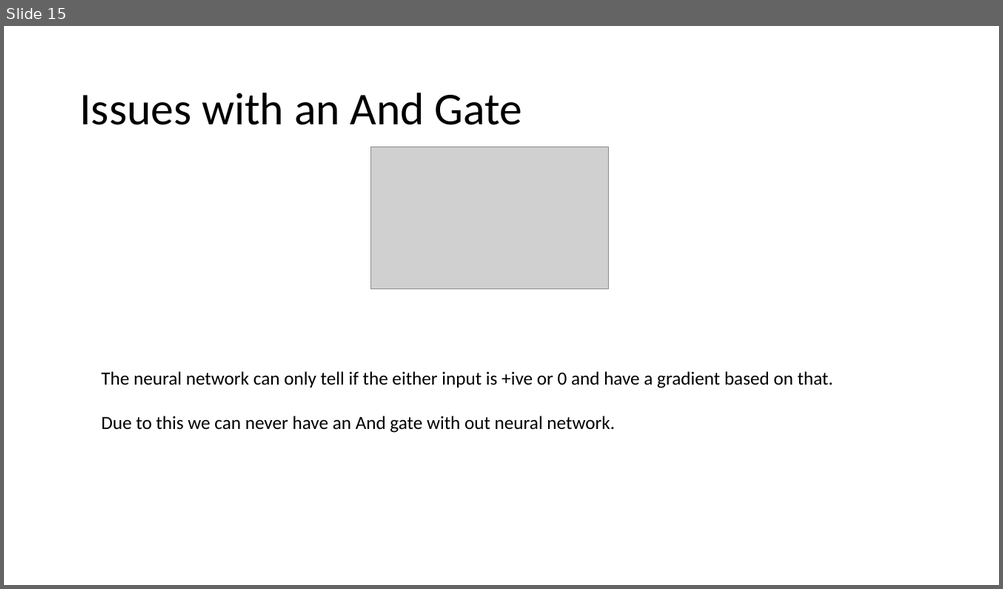
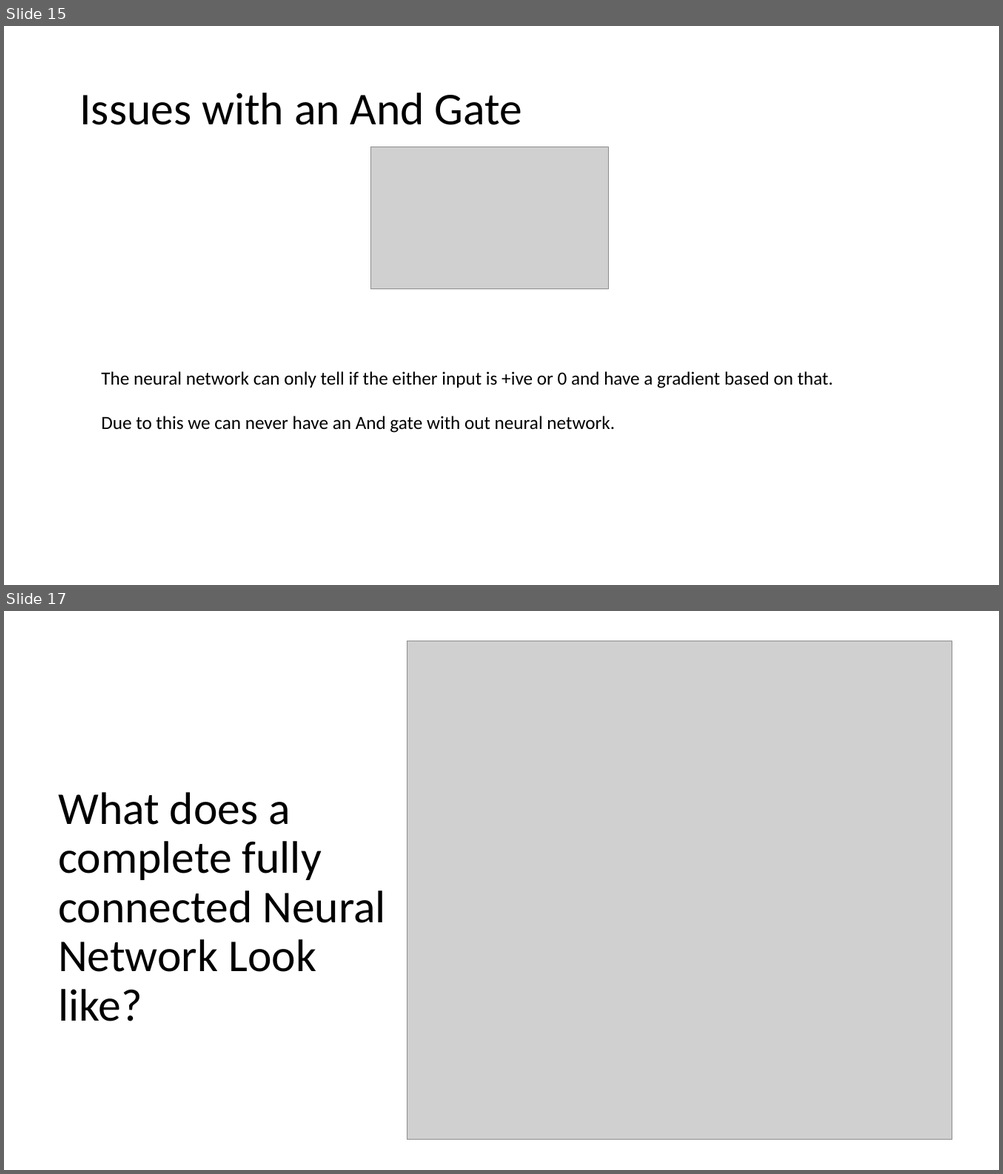
Before and after one commit to mustafa-behrainwala/simpleNN, a slide deck: Introduction To Neural Networks and AI.pptx. Shown one above the other, each under a label of ours: slide 15 before the commit, slides 15 and 17 after it; the slides between them are not shown. The pictures are 1003x589 and 1003x1174 pixels, drawn with LibreOffice and Linux fonts; fonts in the diff are those of the drawing; grey boxes stand for pictures. Boxes give left, top, right and bottom in pixels: in the first picture for what was removed or moved away, otherwise in the second. Text is boxed around its words. In the diff, an @@ line names an element or a change of style, - is before the commit and + after.

```diff
--- a/Introduction To Neural Networks and AI.pptx
+++ b/Introduction To Neural Networks and AI.pptx
@@ slide 17 added at <box>4,611,999,1170</box>, background #FFFFFF @@
@@ picture added at <box>407,641,952,1141</box> @@
@@ title added at <box>58,792,386,1022</box>, 44 pt, text #000000 @@
+What does a complete fully connected Neural Network Look like?
```
Also in this commit, not shown: 9 other slides added, 1 other file.
